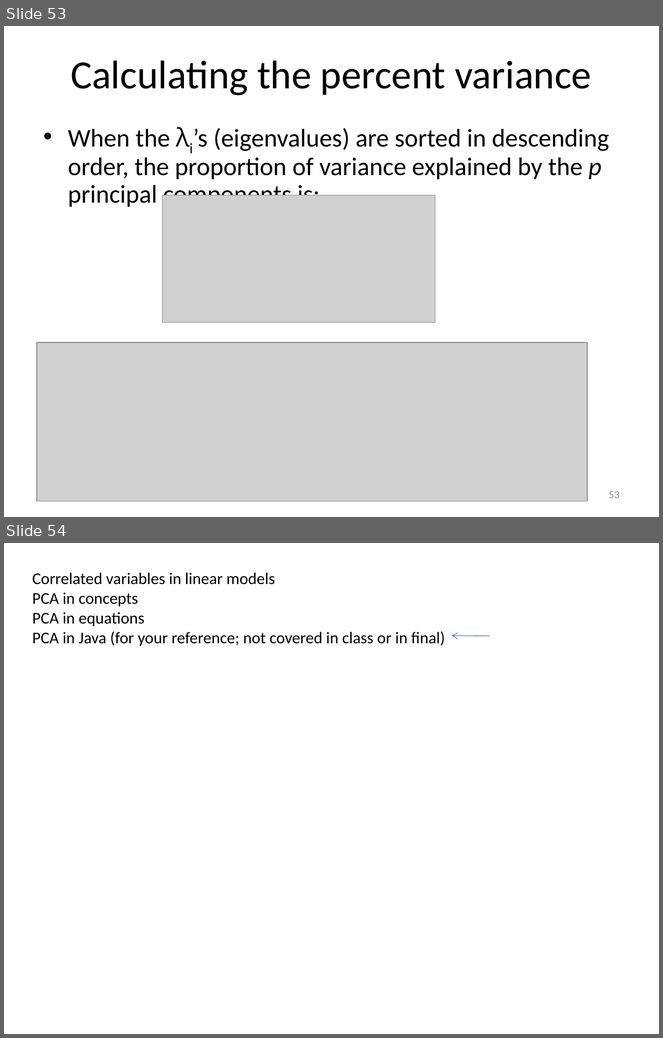
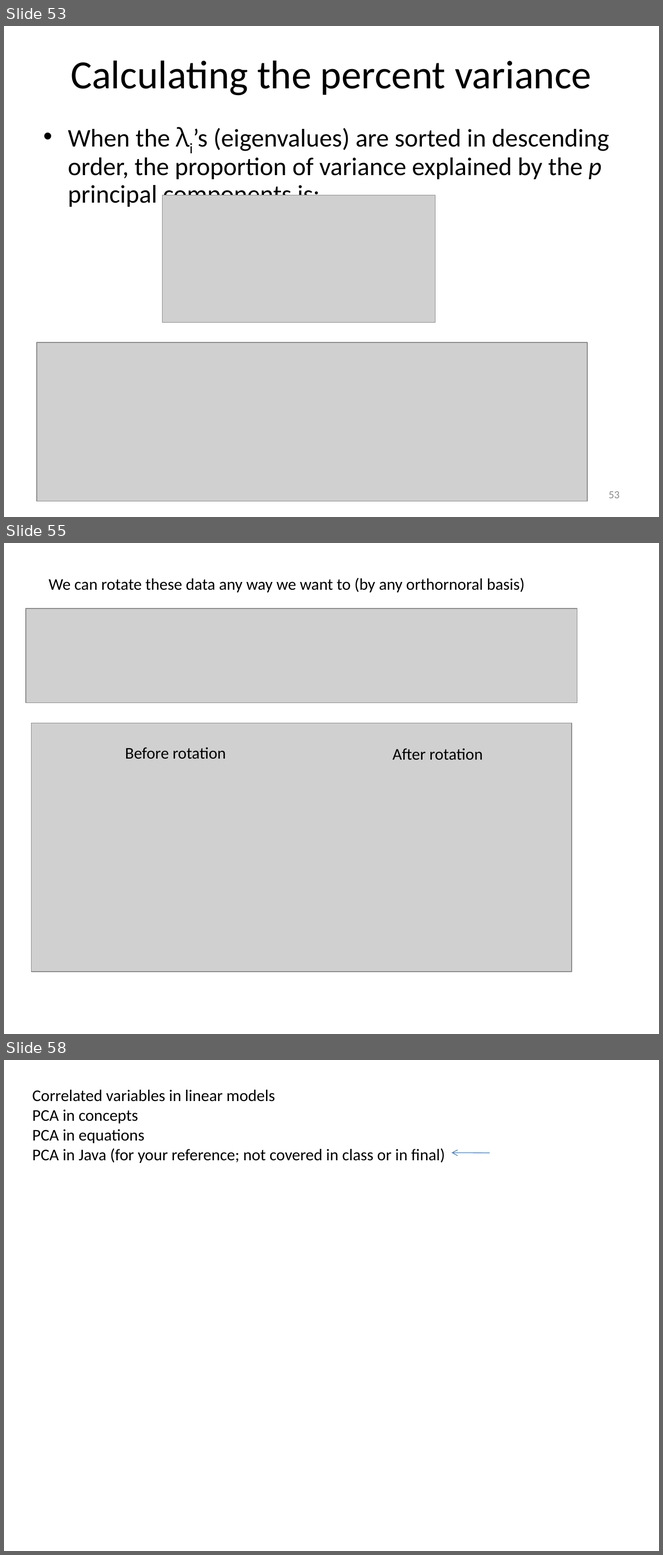
Before and after one commit to afodor/afodor.github.io, a slide deck: classes/stats2018/Lecture17.pptx. Shown one above the other, each under a label of ours: slides 53 and 54 before the commit, slides 53, 55 and 58 after it; the slides between them are not shown. The pictures are 663x1038 and 663x1555 pixels, drawn with LibreOffice and Linux fonts; fonts in the diff are those of the drawing; grey boxes stand for pictures. Boxes give left, top, right and bottom in pixels: in the first picture for what was removed or moved away, otherwise in the second. Text is boxed around its words. In the diff, an @@ line names an element or a change of style, - is before the commit and + after.

```diff
--- a/classes/stats2018/Lecture17.pptx
+++ b/classes/stats2018/Lecture17.pptx
@@ slide 55 added at (x1=4, y1=543, x2=659, y2=1034), background #FFFFFF @@
@@ text added at (x1=49, y1=578, x2=525, y2=592), 18 pt, text #000000 @@
+We can rotate these data any way we want to (by any orthornoral basis)
@@ picture added at (x1=26, y1=609, x2=577, y2=703) @@
@@ picture added at (x1=32, y1=723, x2=572, y2=972) @@
@@ text added at (x1=125, y1=747, x2=226, y2=759), 18 pt, text #000000 @@
+Before rotation
@@ text added at (x1=392, y1=748, x2=483, y2=760), 18 pt, text #000000 @@
+After rotation
@@ what was slide 54 is now slide 58 @@
```
Also in this commit, not shown: 3 other slides added.
